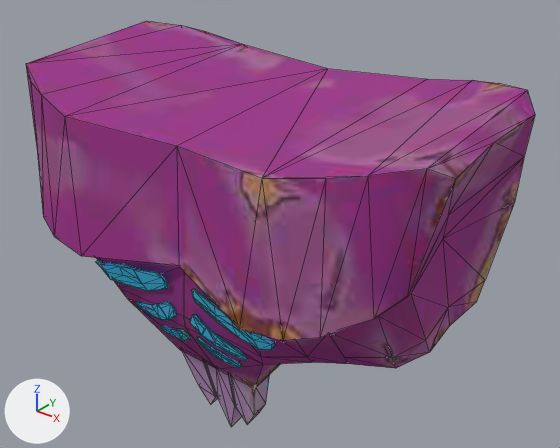
The glTF model public/3d/basic/C-37.glb: old version first, new version second.
Camera for both pictures: a camera (50 mm lens) standing at (1.29, -1.519, 1.663) and looking at (0.02, 0.068, 0.678). Lighting does not change. The marker at lower left points along +X, +Y and +Z. Mesh edges are drawn as thin lines. Vertices at the same position are counted once.

The first picture shows 'C-37'.
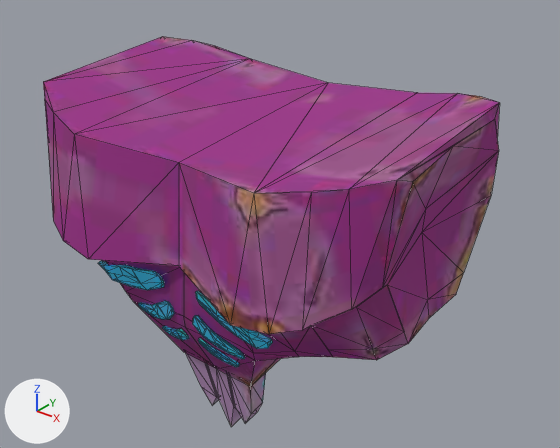
Boxes [x1, y1, x2, y2] around the edits, measured in the pictures (560 x 448 px; the box of a moved part takes in the faces that stretch with it):
'C-37', reshaped (10% narrower): before [26, 21, 535, 427]; after [43, 36, 500, 427]
part 1 of me_circle_002, moved or reshaped: before [191, 289, 275, 350]; after [195, 291, 272, 349]
part 2 of me_circle_002, moved or reshaped: before [190, 315, 247, 360]; after [193, 316, 245, 359]
part 3 of me_circle_002, moved or reshaped: before [96, 259, 168, 291]; after [98, 261, 164, 290]
part 4 of me_circle_002, moved or reshaped: before [182, 351, 270, 427]; after [186, 353, 266, 427]
part 5 of me_circle_002, moved or reshaped: before [26, 21, 535, 388]; after [43, 36, 500, 386]

Diff of the bpy script that builds the scene:
```diff
--- a/public/3d/basic/C-37.glb.py
+++ b/public/3d/basic/C-37.glb.py
@@ me_circle_002 @@
 # used by ob_c_37; location = (0.0, 0.0, 0.0)
-me_circle_002.from_pydata(...)  # 354 vertices, 590 faces; spans x -0.685..0.685, y -0.409..0.426, z 0.059..1.158
+me_circle_002.from_pydata(...)  # 354 vertices, 590 faces; spans x -0.591..0.591, y -0.409..0.426, z 0.059..1.115
+# me_circle_002 part 1: the loose piece of 32 vertices spanning x 0.046..0.316, y -0.358..-0.308, z 0.566..0.663 is scaled about its middle by (0.901, 1, 1), then moved by (0.001, 0.0, 0.0)
+# me_circle_002 part 2: the loose piece of 31 vertices spanning x 0.026..0.207, y -0.324..-0.284, z 0.474..0.573 is scaled about its middle by (0.901, 1, 1)
+# me_circle_002 part 3: the loose piece of 32 vertices spanning x -0.316..-0.046, y -0.358..-0.308, z 0.566..0.663 is scaled about its middle by (0.901, 1, 1), then moved by (-0.001, 0.0, 0.0)
+# me_circle_002 part 4: the loose piece of 48 vertices spanning x -0.145..0.145, y -0.201..-0.092, z 0.059..0.334 is scaled about its middle by (0.901, 1, 1)
+# me_circle_002 part 5: 116 of 354 vertices moved; they spanned x -0.685..0.685, y -0.409..0.418, z 0.31..1.158 and now span x -0.591..0.591, y -0.409..0.418, z 0.31..1.115; mean shift (0.0, 0.001, -0.008); largest move (0.685, 0.16, 1.12) -> (0.59, 0.163, 1.088)
 me_circle_002.materials.append(mat_c_37)
```
